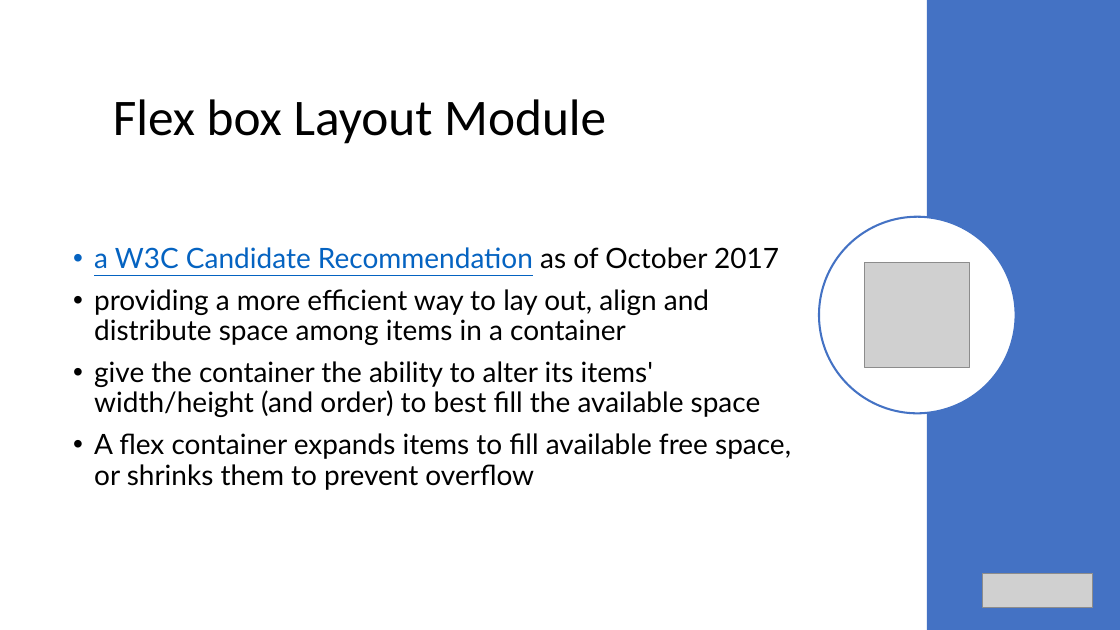
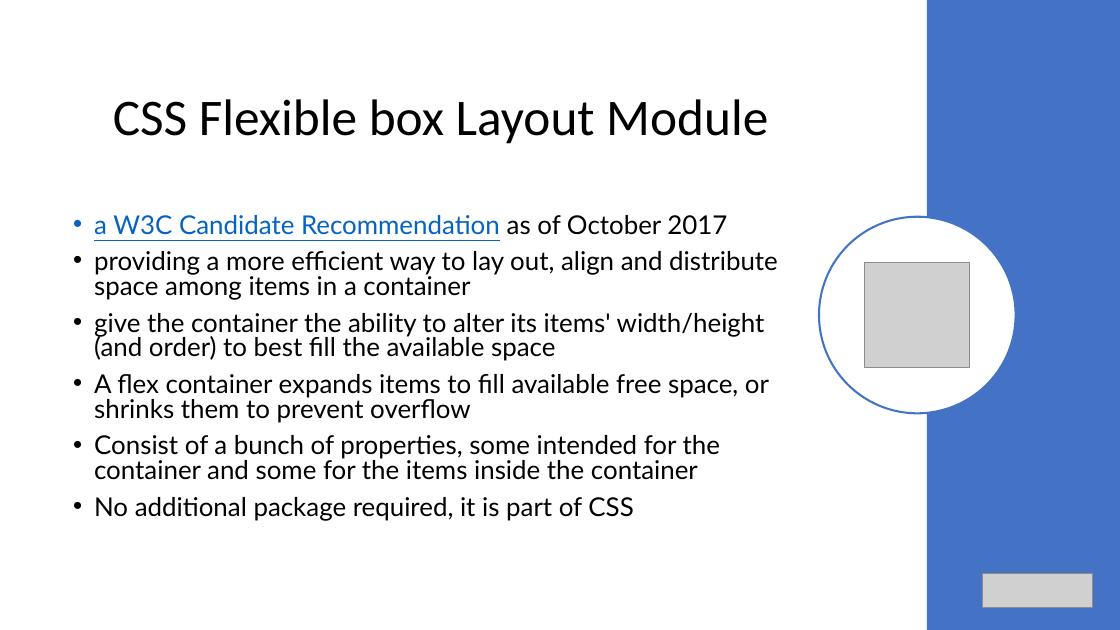
Before and after one commit to mehdikhaleghian/StudyNotes, a slide deck: slide 12 of OnboardEasy.pptx. Drawn at 1120x630 pixels with LibreOffice and Linux fonts; fonts in the diff are those of the drawing; grey boxes stand for pictures. Boxes give left, top, right and bottom in pixels: in the first picture for what was removed or moved away, otherwise in the second. Text is boxed around its words. In the diff, an @@ line names an element or a change of style, - is before the commit and + after.

Commit message:
Added more slides for CSS flexible box

```diff
--- a/OnboardEasy.pptx
+++ b/OnboardEasy.pptx
@@ title at [113,99,768,144]: text changed @@
-Flex box Layout Module
+CSS Flexible box Layout Module
@@ text at [94,215,778,423]: size 24 to 22.2 pt in "a W3C Candidate Recommendation as of October ...", "providing a more efficient way to lay ...", "give the container the ability to alter ...", "A flex container expands items to fill ..."; line spacing 0.9 to 0.8 @@
@@ text at [94,435,720,521]: paragraphs added @@
+• Consist of a bunch of properties, some intended for the container and some for the items inside the container
+• No additional package required, it is part of CSS
```
Also in this commit, not shown: 1 other slide changed, 3 slides added.
